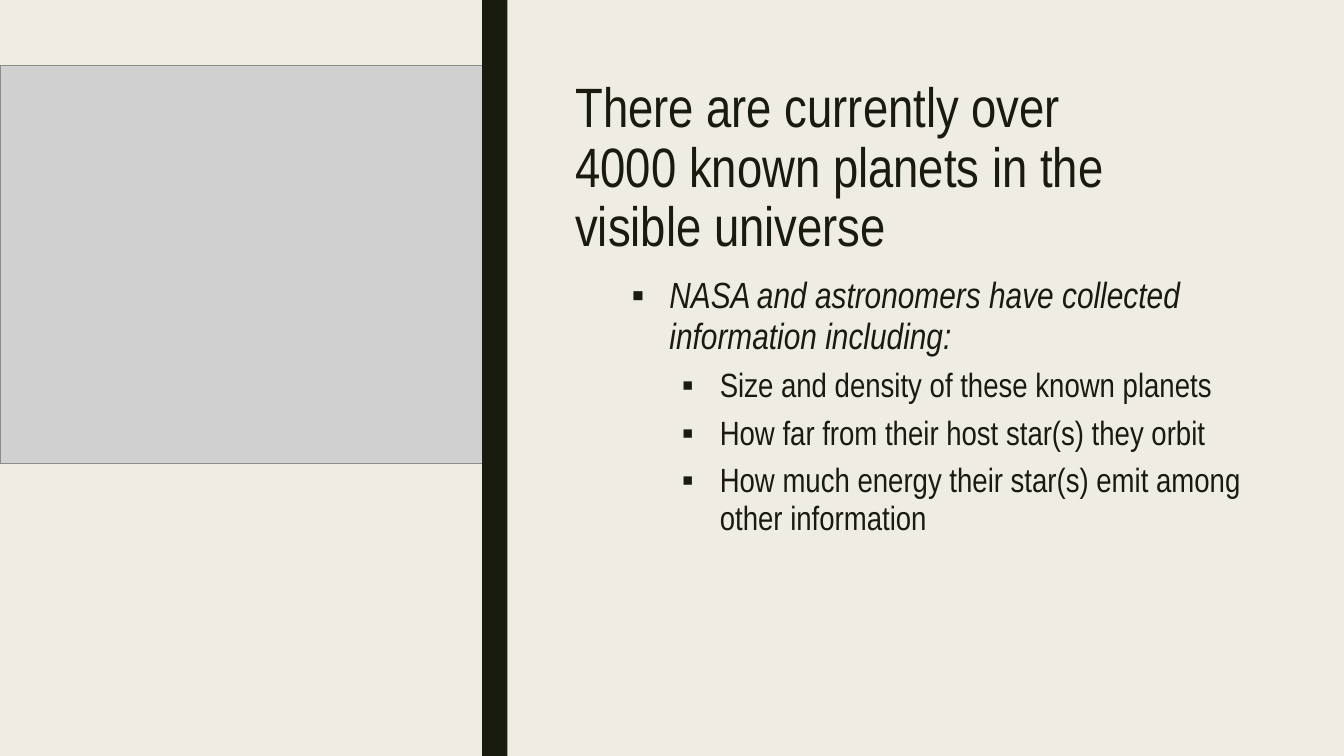
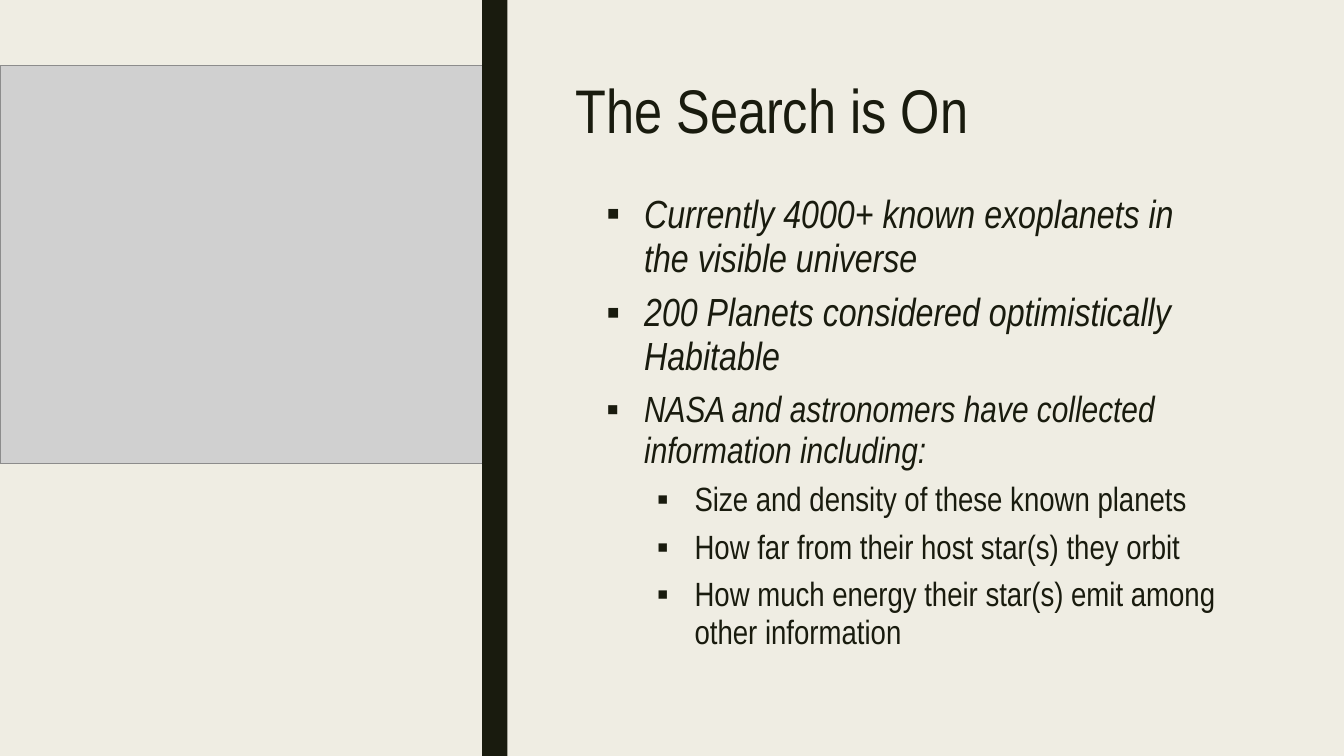
Before and after one commit to jeffhoffmanmba/exoplanets_grp_prjt_2, a slide deck: slide 2 of Powerpoint_slides/Presentation - Draft.pptx. Drawn at 1344x756 pixels with LibreOffice and Linux fonts; fonts in the diff are those of the drawing; grey boxes stand for pictures. Boxes give left, top, right and bottom in pixels: in the first picture for what was removed or moved away, otherwise in the second. Text is boxed around its words. In the diff, an @@ line names an element or a change of style, - is before the commit and + after.

```diff
--- a/Powerpoint_slides/Presentation - Draft.pptx
+++ b/Powerpoint_slides/Presentation - Draft.pptx
@@ title at [575, 88, 968, 134]: text changed; size 39.6 to 44 pt @@
-There are currently over 4000 known planets in the visible universe
+The Search is On
@@ text "Currently 4000+ known exoplanets in ...": place and size @@
-text "Currently 4000+ known exoplanets in ..." at [669, 281, 1240, 531]
+text "Currently 4000+ known exoplanets in ..." at [644, 199, 1215, 645]
@@ text at [644, 199, 1174, 371]: paragraphs added @@
+  ▪ Currently 4000+ known exoplanets in the visible universe
+  ▪ 200 Planets considered optimistically Habitable
```
Also in this commit, not shown: 1 other slide changed, 1 slide added, 1 slide removed, 1 other file.
